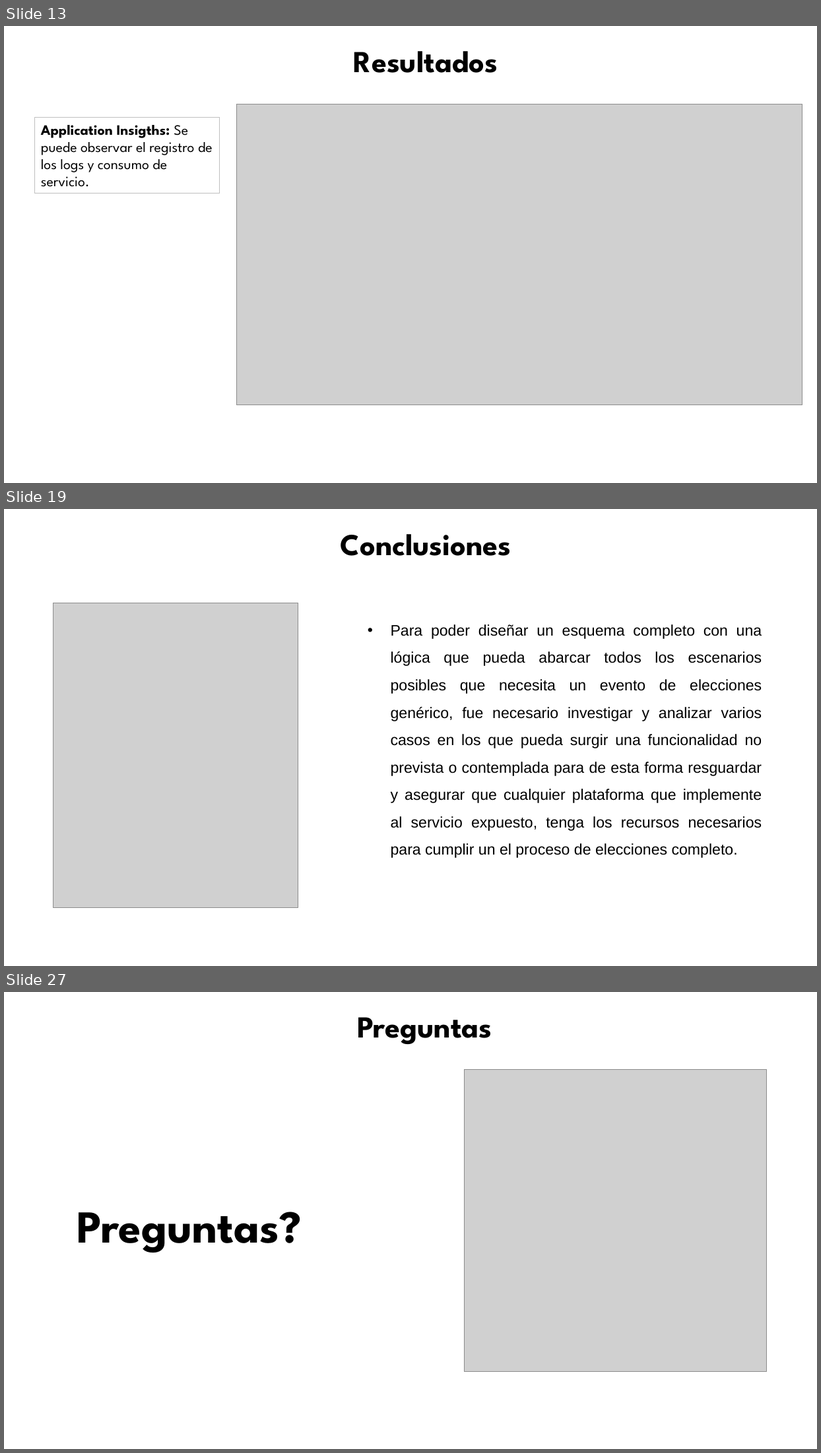
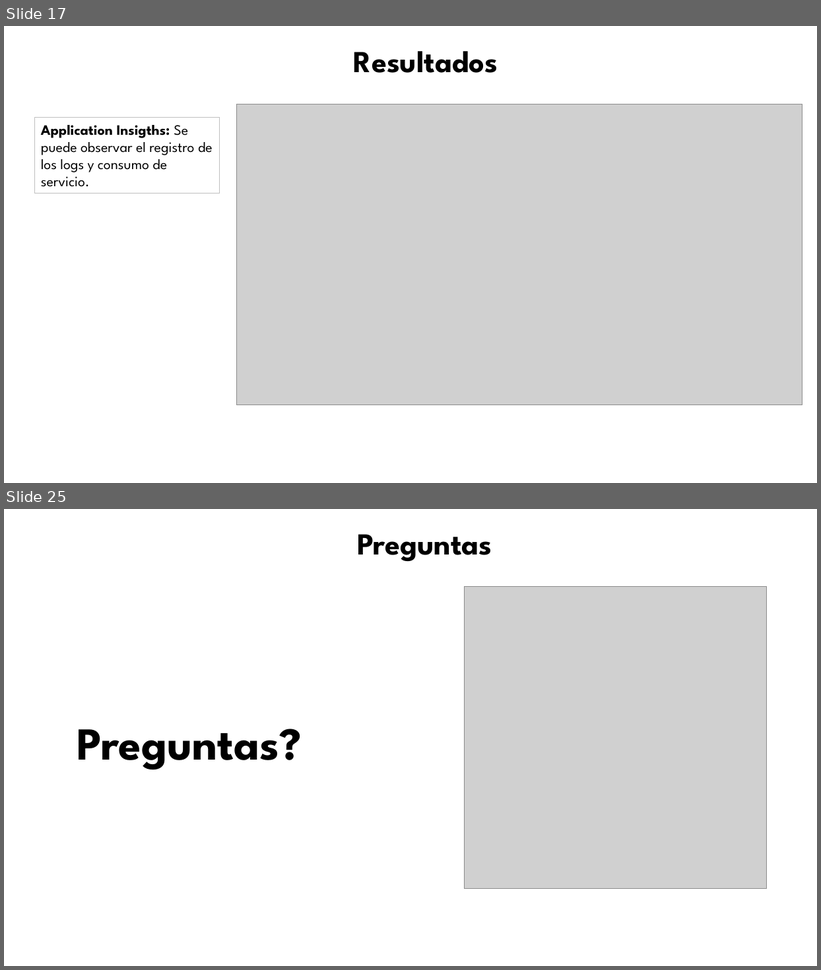
Before and after one commit to dach1996/ElectionSystem, a slide deck: Documents/Formatopresentacion UISRAEL.pptx. Shown one above the other, each under a label of ours: slides 13, 19 and 27 before the commit, slides 17 and 25 after it; the slides between them are not shown. The pictures are 821x1453 and 821x970 pixels, drawn with LibreOffice and Linux fonts; fonts in the diff are those of the drawing; grey boxes stand for pictures; background and template pictures are left out. Boxes give left, top, right and bottom in pixels: in the first picture for what was removed or moved away, otherwise in the second. Text is boxed around its words. In the diff, an @@ line names an element or a change of style, - is before the commit and + after.

```diff
--- a/Documents/Formatopresentacion UISRAEL.pptx
+++ b/Documents/Formatopresentacion UISRAEL.pptx
@@ slide 19 removed at [4, 509, 817, 966], background #FFFFFF @@
@@ text removed at [341, 534, 512, 556] @@
-Conclusiones
@@ picture removed at [53, 603, 298, 908] @@
@@ text removed at [391, 625, 762, 858] @@
-• Para poder diseñar un esquema completo con una lógica que pueda abarcar todos los escenarios posibles que necesita un evento de elecciones genérico, fue necesario investigar y analizar varios casos en los que pueda surgir una funcionalidad no prevista o contemplada para de esta forma resguardar y asegurar que cualquier plataforma que implemente al servicio expuesto, tenga los recursos necesarios para cumplir un el proceso de elecciones completo.
@@ what was slide 13 is now slide 17 @@
@@ what was slide 27 is now slide 25 @@
```
Also in this commit, not shown: 9 slides changed, 10 slides added, 11 other slides removed, 29 other files.
